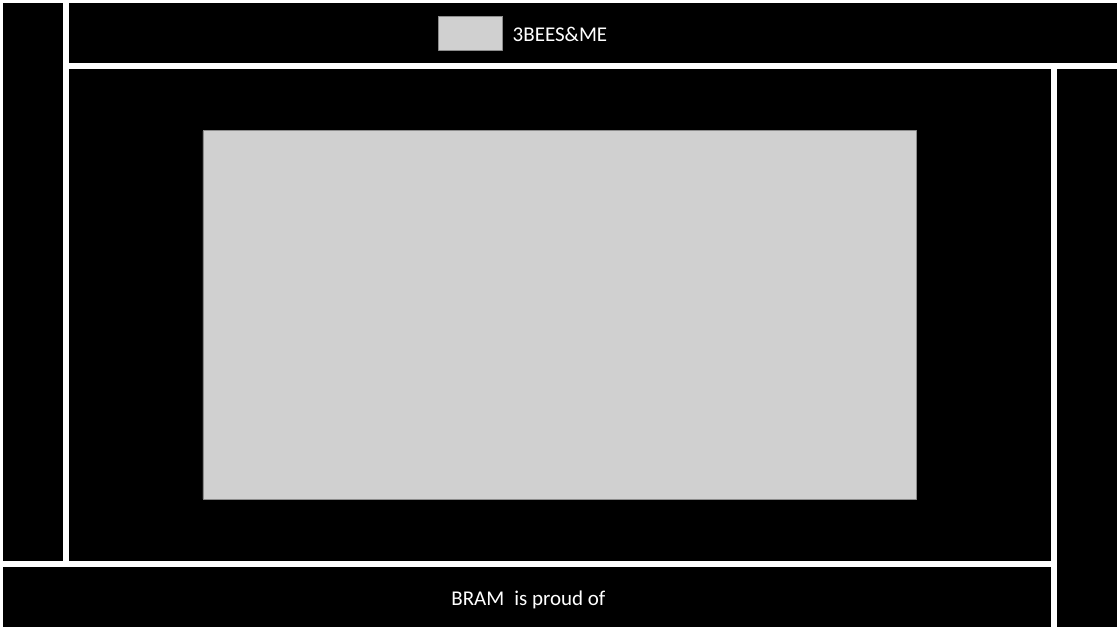
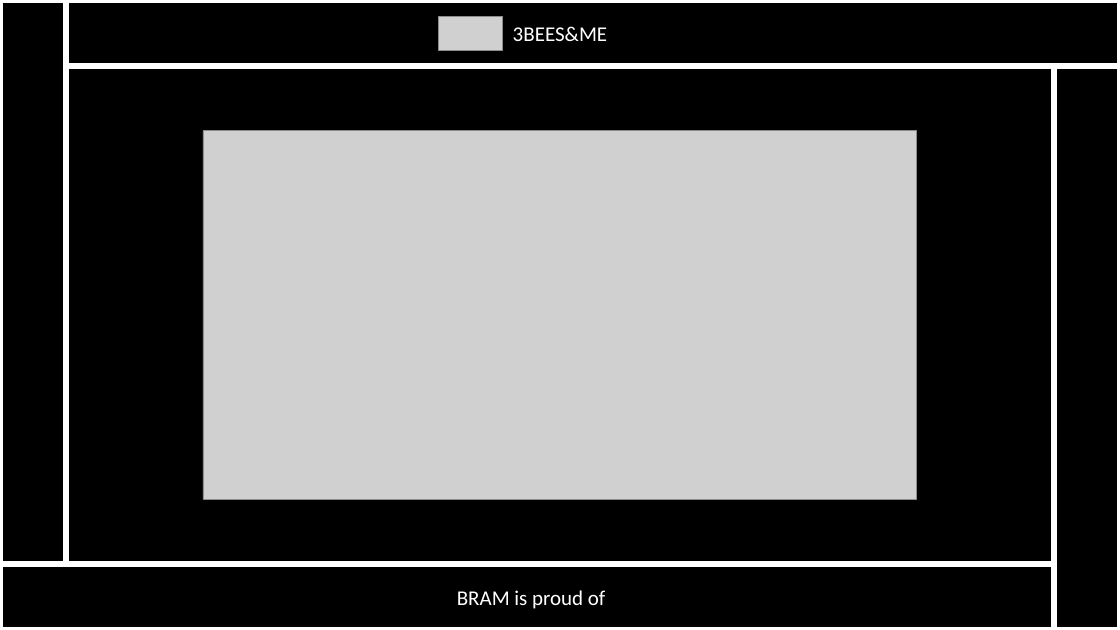
Before and after one commit to BlNARYFOUR/Howeststone, a slide deck: slide 8 of documents/presentatie.pptx. Drawn at 1120x630 pixels with LibreOffice and Linux fonts; fonts in the diff are those of the drawing; grey boxes stand for pictures. Boxes give left, top, right and bottom in pixels: in the first picture for what was removed or moved away, otherwise in the second. Text is boxed around its words. In the diff, an @@ line names an element or a change of style, - is before the commit and + after.

```diff
--- a/documents/presentatie.pptx
+++ b/documents/presentatie.pptx
@@ text "BRAM": place and size @@
-text "BRAM" at box(451, 591, 504, 605)
+text "BRAM" at box(457, 591, 510, 605)
```
Also in this commit, not shown: 3 other slides changed.
